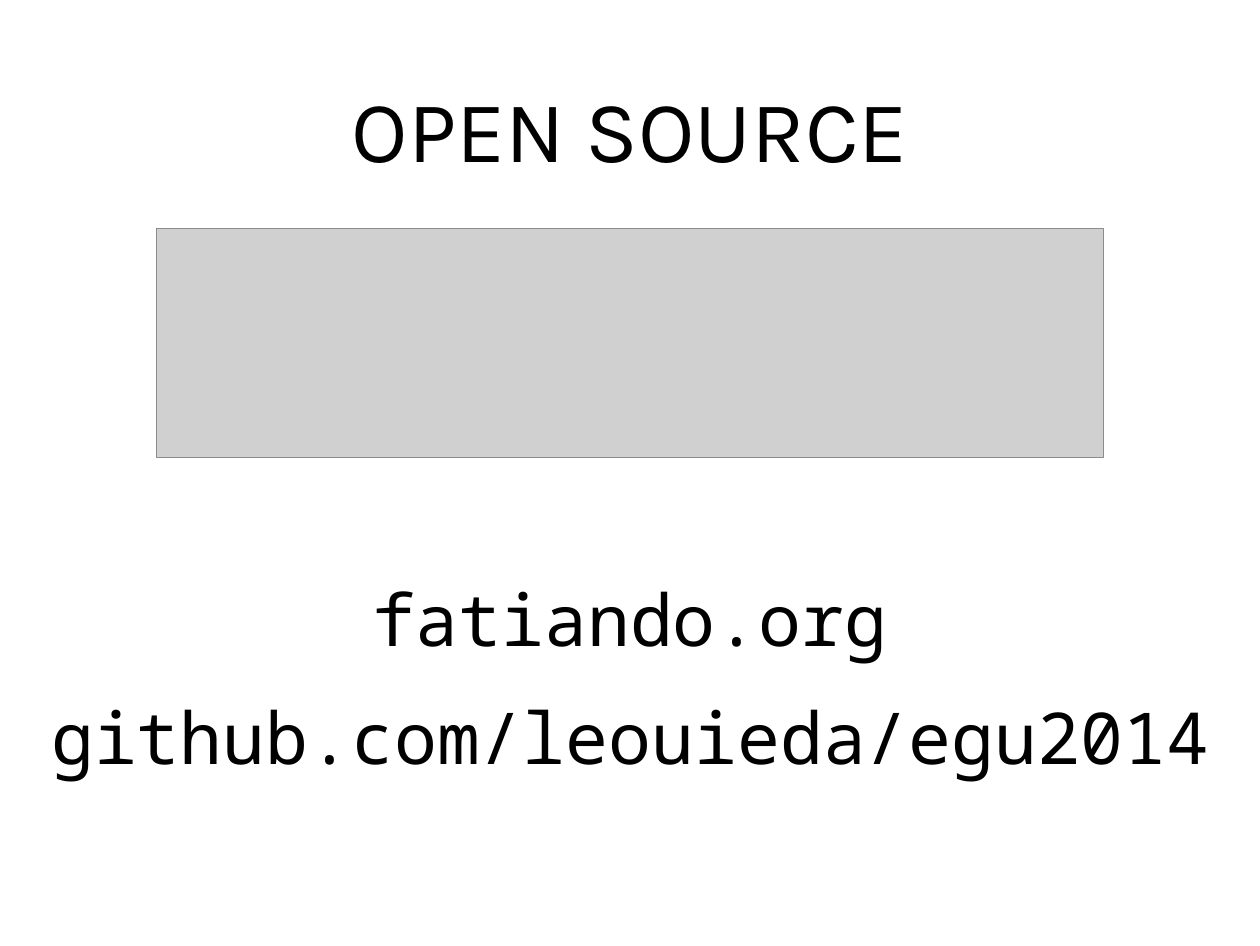
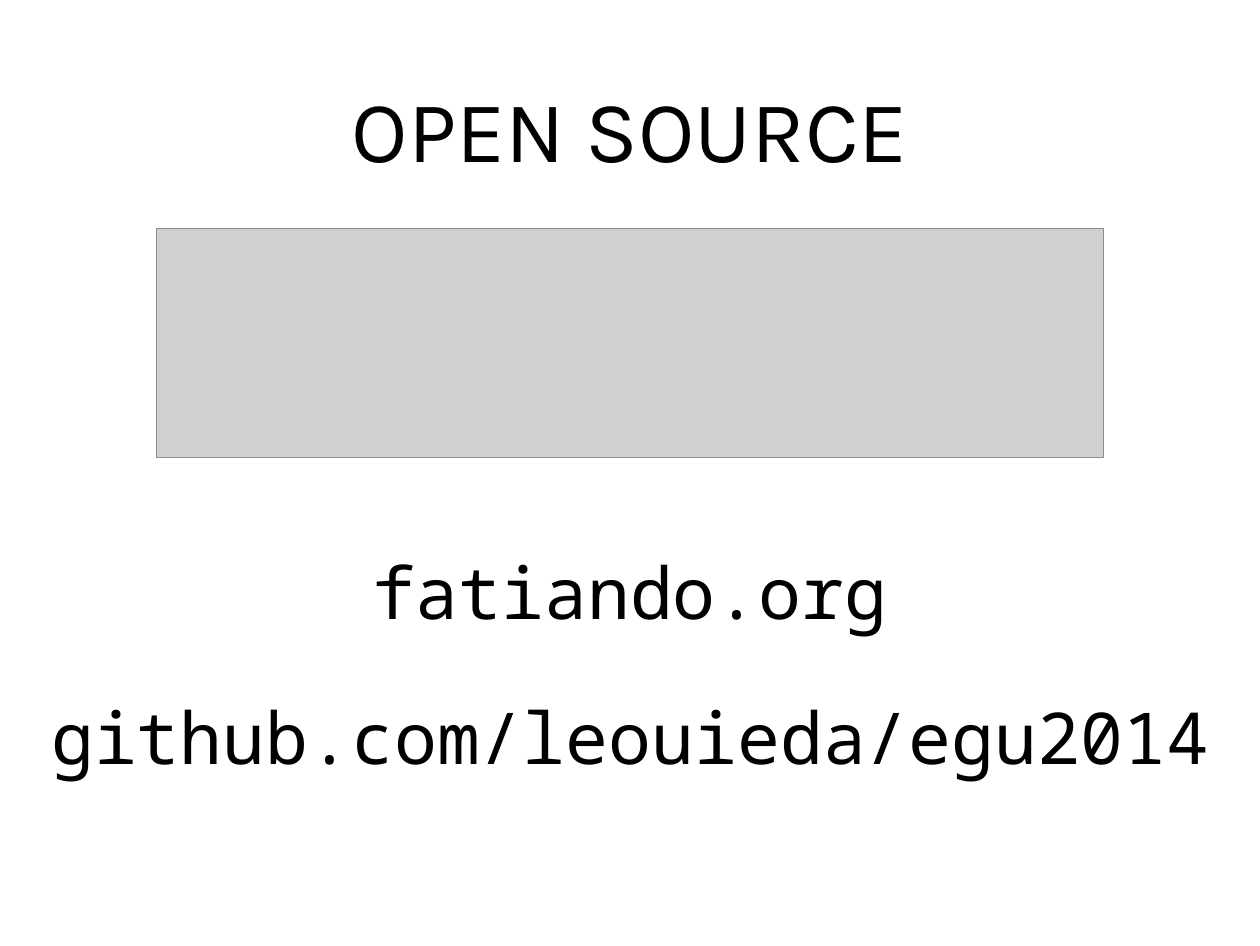
Before and after one commit to leouieda/egu2014, a slide deck: slide 63 of presentation/slides.odp (slide 62 before the commit). Drawn at 1260x946 pixels with LibreOffice and Linux fonts; fonts in the diff are those of the drawing; grey boxes stand for pictures. Boxes give left, top, right and bottom in pixels: in the first picture for what was removed or moved away, otherwise in the second. Text is boxed around its words. In the diff, an @@ line names an element or a change of style, - is before the commit and + after.

```diff
--- a/presentation/slides.odp
+++ b/presentation/slides.odp
@@ title "fatiando.org": place and size @@
-title "fatiando.org" at (373, 591, 888, 664)
+title "fatiando.org" at (373, 564, 888, 637)
```
Also in this commit, not shown: 1 other slide changed, 1 slide added, 2 other files.
